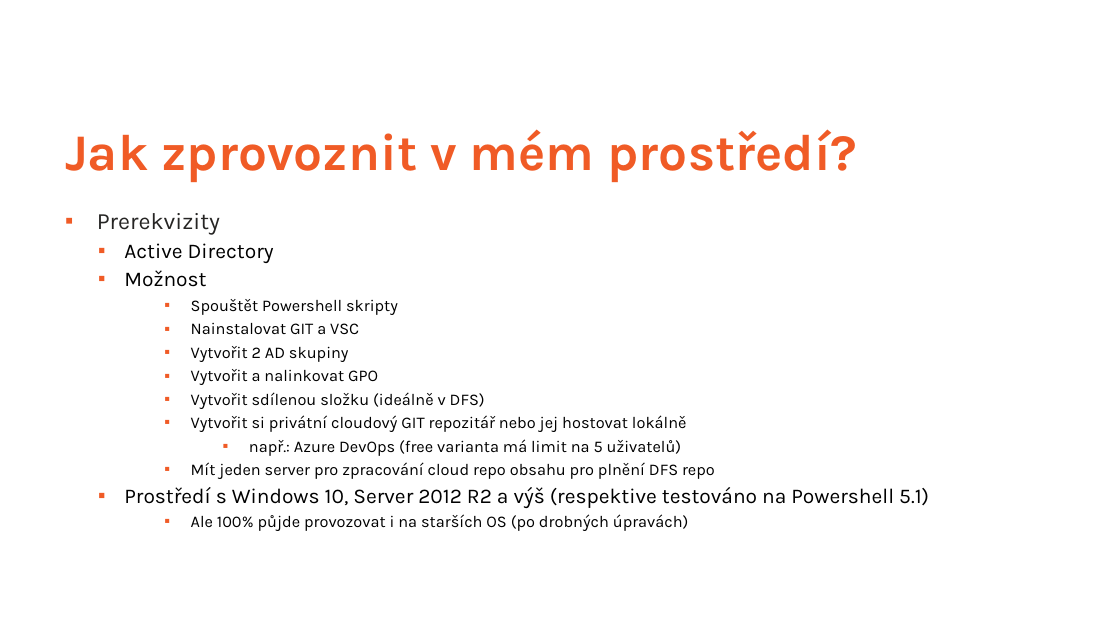
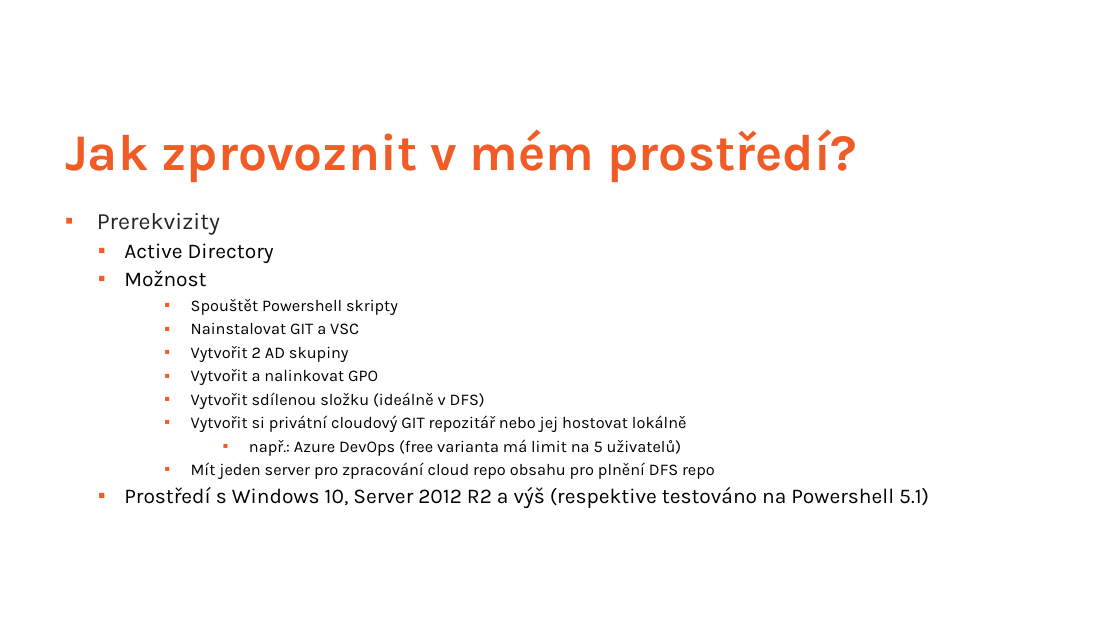
Before and after one commit to ztrhgf/Powershell_CICD_repository, a slide deck: slide 3 of jak zprovoznit CICD Powershell repo.pptx. Drawn at 1120x630 pixels with LibreOffice and Linux fonts; fonts in the diff are those of the drawing; background and template pictures are left out. Boxes give left, top, right and bottom in pixels: in the first picture for what was removed or moved away, otherwise in the second. Text is boxed around its words. In the diff, an @@ line names an element or a change of style, - is before the commit and + after.

```diff
--- a/jak zprovoznit CICD Powershell repo.pptx
+++ b/jak zprovoznit CICD Powershell repo.pptx
@@ text at (191,514,689,531): paragraph removed @@
-    ▪ Ale 100% půjde provozovat i na starších OS (po drobných úpravách)
```
Also in this commit, not shown: 2 other slides changed.
